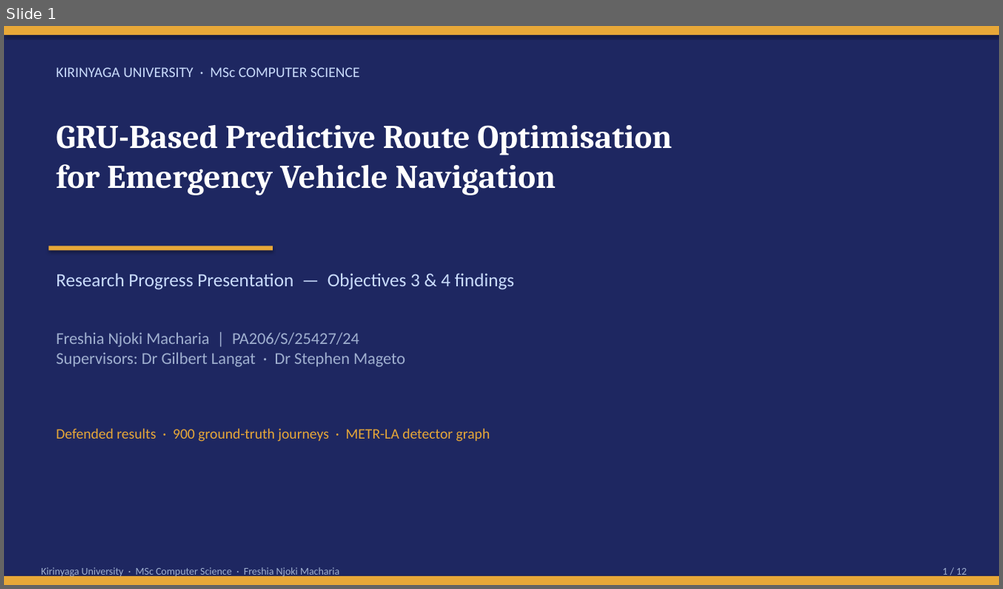
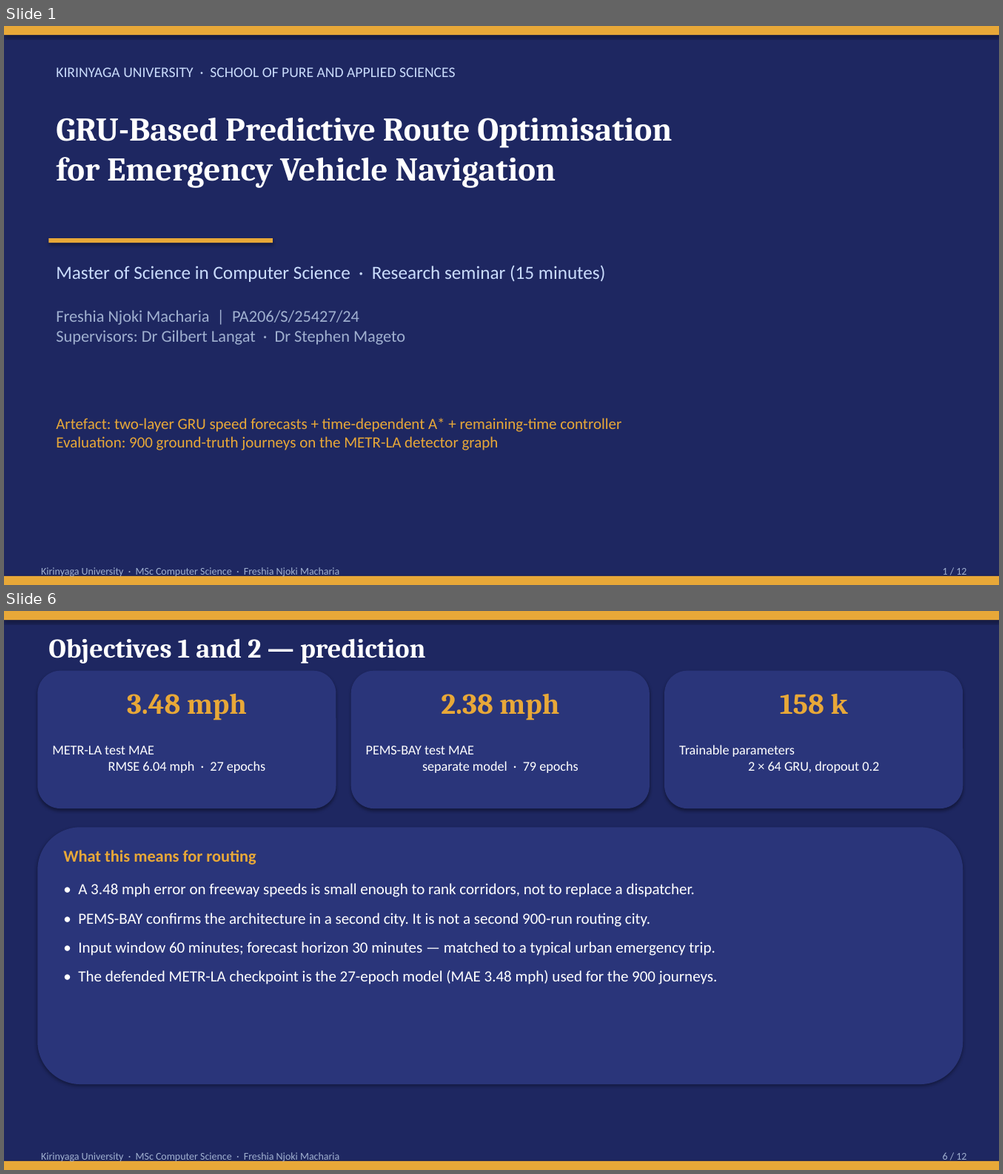
Before and after one commit to Freshia-Njoki/Emergency_Routing, a slide deck: docs/Freshia_Njoki_Obj34_Findings_Presentation.pptx. Shown one above the other, each under a label of ours: slide 1 before the commit, slides 1 and 6 after it; the slides between them are not shown. The pictures are 1003x589 and 1003x1174 pixels, drawn with LibreOffice and Linux fonts; fonts in the diff are those of the drawing. Boxes give left, top, right and bottom in pixels: in the first picture for what was removed or moved away, otherwise in the second. Text is boxed around its words. In the diff, an @@ line names an element or a change of style, - is before the commit and + after.

```diff
--- a/docs/Freshia_Njoki_Obj34_Findings_Presentation.pptx
+++ b/docs/Freshia_Njoki_Obj34_Findings_Presentation.pptx
@@ slide 6 added at (x1=4, y1=611, x2=999, y2=1170), background #1E2761 @@
@@ rectangle added at (x1=4, y1=611, x2=999, y2=620), fill #E8A838 @@
@@ text added at (x1=48, y1=638, x2=426, y2=664), 26 pt, text #FFFFFF, bold @@
+Objectives 1 and 2 — prediction
@@ rounded rectangle added at (x1=37, y1=671, x2=336, y2=809), fill #2A357A @@
@@ rounded rectangle added at (x1=351, y1=671, x2=649, y2=809), fill #2A357A @@
@@ rounded rectangle added at (x1=664, y1=671, x2=963, y2=809), fill #2A357A @@
@@ text added at (x1=127, y1=693, x2=247, y2=721), 28 pt, text #E8A838, bold @@
+3.48 mph
@@ text added at (x1=441, y1=693, x2=559, y2=721), 28 pt, text #E8A838, bold @@
+2.38 mph
@@ text added at (x1=780, y1=693, x2=848, y2=715), 28 pt, text #E8A838, bold @@
+158 k
@@ text added at (x1=52, y1=746, x2=265, y2=773), 13 pt, text #FFFFFF @@
+METR-LA test MAE
+RMSE 6.04 mph · 27 epochs
@@ text added at (x1=366, y1=746, x2=578, y2=773), 13 pt, text #FFFFFF @@
+PEMS-BAY test MAE
+separate model · 79 epochs
@@ text added at (x1=679, y1=745, x2=879, y2=773), 13 pt, text #FFFFFF @@
+Trainable parameters
+2 × 64 GRU, dropout 0.2
@@ rounded rectangle added at (x1=37, y1=827, x2=963, y2=1085), fill #2A357A @@
@@ text added at (x1=63, y1=850, x2=256, y2=865), 16 pt, text #E8A838, bold @@
+What this means for routing
@@ text added at (x1=78, y1=883, x2=717, y2=985), 15 pt, text #FFFFFF @@
+• A 3.48 mph error on freeway speeds is small enough to rank corridors, not to replace a dispatcher.
+• PEMS-BAY confirms the architecture in a second city. It is not a second 900-run routing city.
+• Input window 60 minutes; forecast horizon 30 minutes — matched to a typical urban emergency trip.
+• The defended METR-LA checkpoint is the 27-epoch model (MAE 3.48 mph) used for the 900 journeys.
@@ rectangle added at (x1=4, y1=1162, x2=999, y2=1170), fill #E8A838 @@
@@ text added at (x1=41, y1=1153, x2=339, y2=1163), 10 pt, text #A0B0D0 @@
+Kirinyaga University · MSc Computer Science · Freshia Njoki Macharia
@@ text added at (x1=942, y1=1153, x2=966, y2=1163), 10 pt, text #A0B0D0 @@
+6 / 12
@@ slide 1 changed as well @@
@@ text at (x1=56, y1=67, x2=455, y2=77): text changed @@
-KIRINYAGA UNIVERSITY · MSc COMPUTER SCIENCE
+KIRINYAGA UNIVERSITY · SCHOOL OF PURE AND APPLIED SCIENCES
@@ text "GRU-Based Predictive Route Optimisation for ..." moved from (x1=56, y1=125, x2=671, y2=195) to (x1=56, y1=118, x2=671, y2=188) @@
@@ rectangle moved from (x1=48, y1=246, x2=273, y2=250) to (x1=48, y1=238, x2=273, y2=243) @@
@@ text at (x1=56, y1=266, x2=605, y2=282): text changed @@
-Research Progress Presentation — Objectives 3 & 4 findings
+Master of Science in Computer Science · Research seminar (15 minutes)
@@ text "Freshia Njoki Macharia | PA206/S/25427/24 ..." moved from (x1=56, y1=332, x2=405, y2=367) to (x1=56, y1=310, x2=405, y2=345) @@
@@ text at (x1=56, y1=418, x2=621, y2=451): text changed; size 14 to 15 pt @@
-Defended results · 900 ground-truth journeys · METR-LA detector graph
+Artefact: two-layer GRU speed forecasts + time-dependent A* + remaining-time controller
+Evaluation: 900 ground-truth journeys on the METR-LA detector graph
```
Also in this commit, not shown: 6 other slides changed, 4 other slides added, 5 slides removed, 12 other files.
